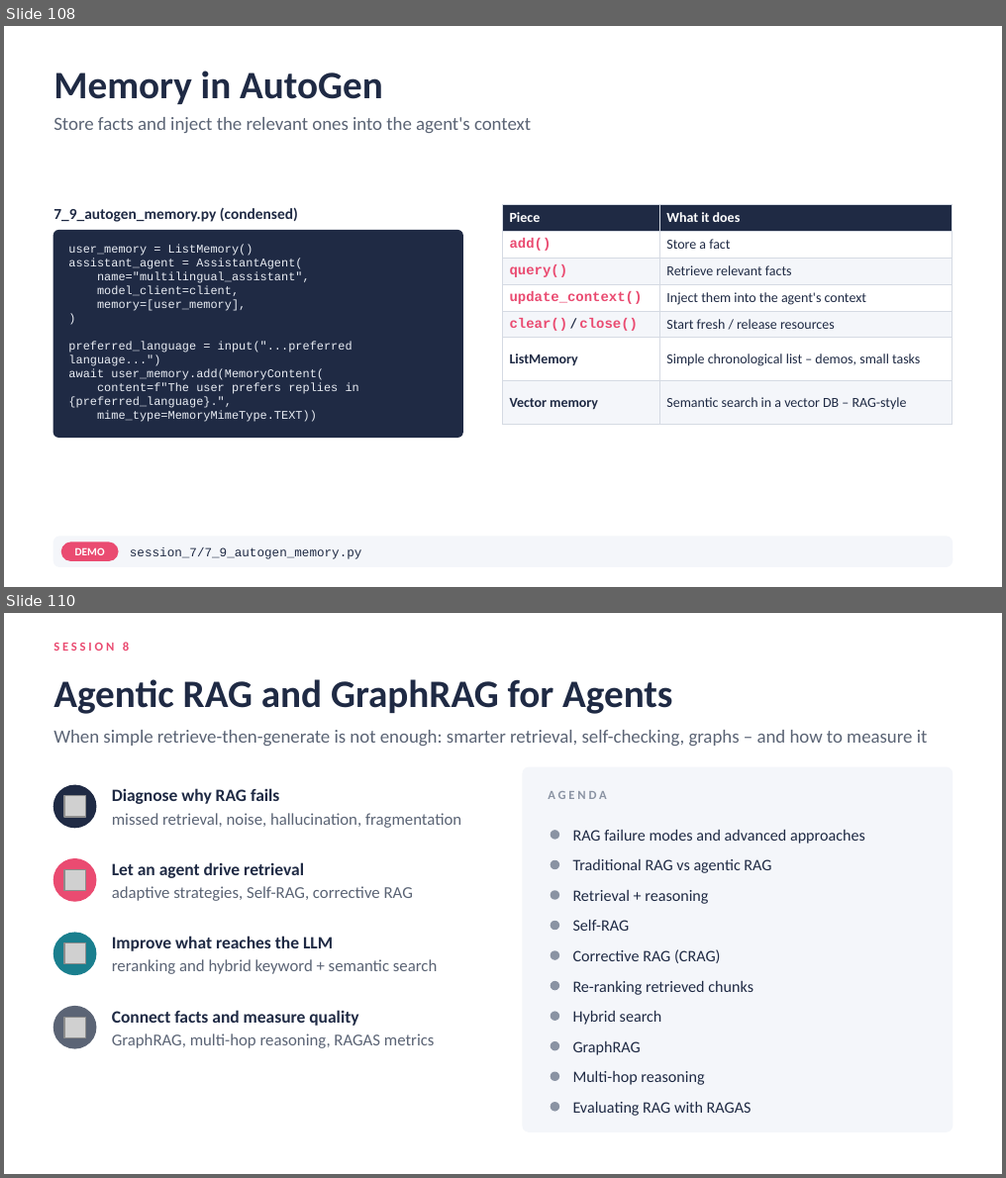
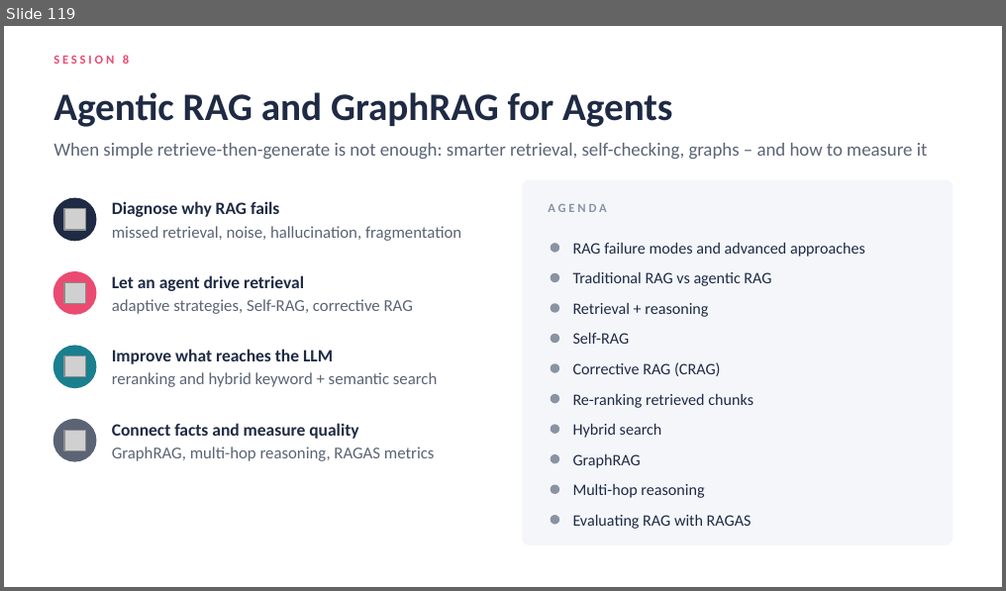
Before and after one commit to atulkahatecdac/agenticai, a slide deck: 16_PGP-Agentic/PGP_Agentic_AI.pptx. Shown one above the other, each under a label of ours: slides 108 and 110 before the commit, slide 119 after it; the slides between them are not shown. The pictures are 1006x1178 and 1006x591 pixels, drawn with LibreOffice and Linux fonts; fonts in the diff are those of the drawing; grey boxes stand for pictures. Boxes give left, top, right and bottom in pixels: in the first picture for what was removed or moved away, otherwise in the second. Text is boxed around its words. In the diff, an @@ line names an element or a change of style, - is before the commit and + after.

```diff
--- a/16_PGP-Agentic/PGP_Agentic_AI.pptx
+++ b/16_PGP-Agentic/PGP_Agentic_AI.pptx
@@ slide 108 removed at bbox=[4, 26, 1002, 587], background #FFFFFF @@
@@ title removed at bbox=[54, 71, 383, 104] @@
-Memory in AutoGen
@@ text removed at bbox=[54, 117, 531, 133] @@
-Store facts and inject the relevant ones into the agent's context
@@ text removed at bbox=[54, 207, 298, 222] @@
-7_9_autogen_memory.py (condensed)
@@ rounded rectangle removed at bbox=[54, 231, 463, 437] @@
@@ table removed at bbox=[503, 204, 953, 414], 7 rows, 2 columns @@
-Piece | What it does
-add() | Store a fact
-query() | Retrieve relevant facts
-update_context() | Inject them into the agent's context
-clear() / close() | Start fresh / release resources
-ListMemory | Simple chronological list – demos, small tasks
-Vector memory | Semantic search in a vector DB – RAG-style
@@ text removed at bbox=[68, 245, 359, 422] @@
-user_memory = ListMemory()
-assistant_agent = AssistantAgent(
-name="multilingual_assistant",
-model_client=client,
-memory=[user_memory],
-)
-preferred_language = input("...preferred language...")
-await user_memory.add(MemoryContent(
-content=f"The user prefers replies in {preferred_language}.",
-mime_type=MemoryMimeType.TEXT))
@@ rounded rectangle removed at bbox=[54, 537, 952, 567] @@
@@ rounded rectangle removed at bbox=[61, 543, 118, 561] @@
@@ text removed at bbox=[75, 548, 105, 556] @@
-DEMO
@@ text removed at bbox=[130, 548, 362, 560] @@
-session_7/7_9_autogen_memory.py
@@ what was slide 110 is now slide 119 @@
```
Also in this commit, not shown: 4 slides changed, 19 slides added, 9 other slides removed, 31 other files.
